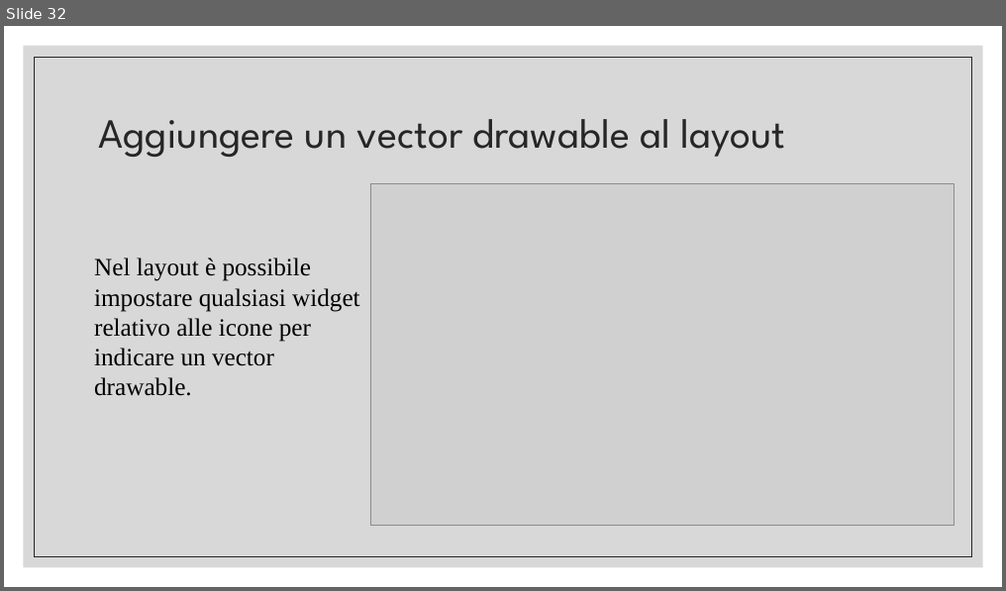
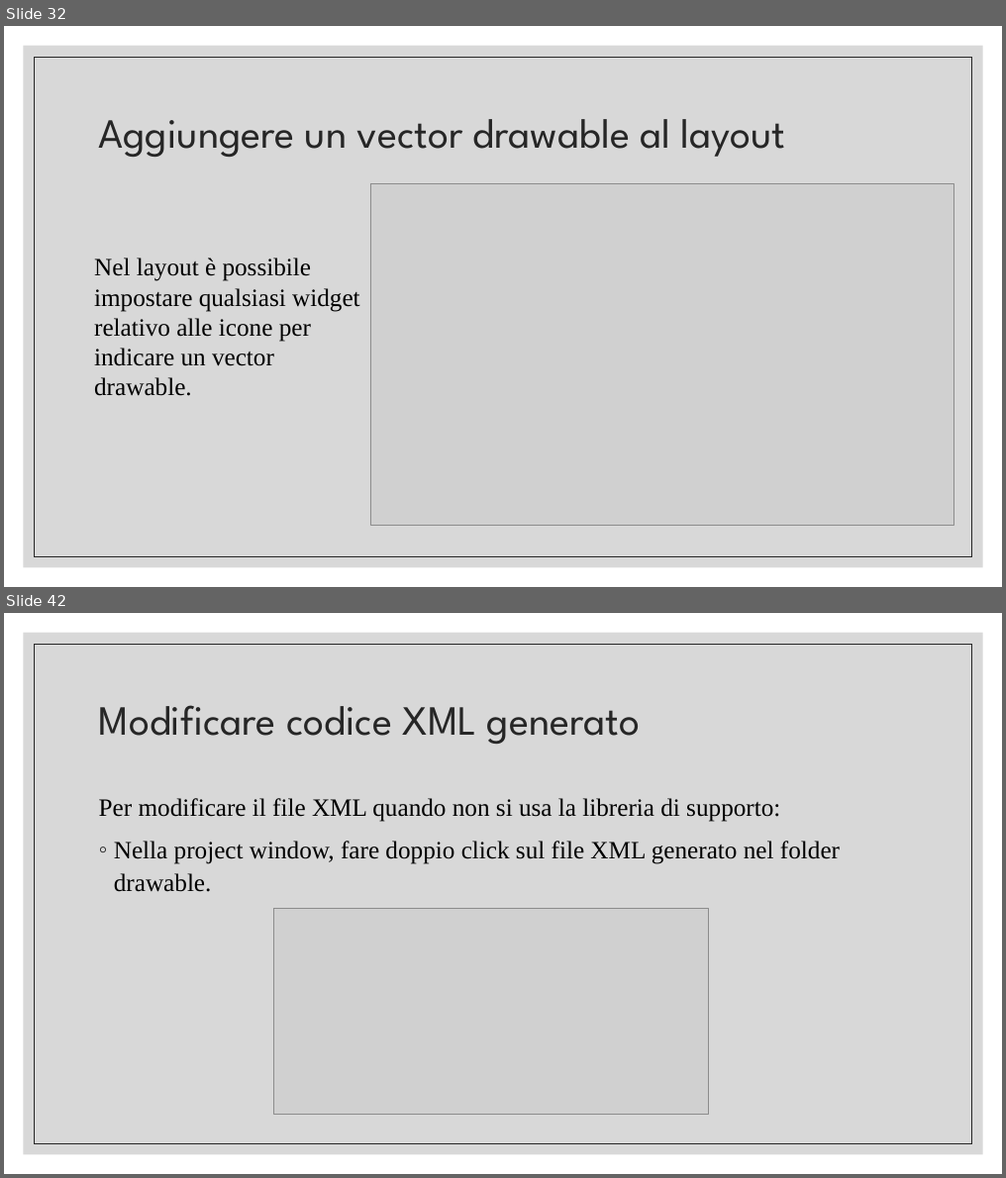
Before and after one commit to tizianotaglienti/Colleghi-Ristretti, a slide deck: Vector asset studio.pptx. Shown one above the other, each under a label of ours: slide 32 before the commit, slides 32 and 42 after it; the slides between them are not shown. The pictures are 1006x591 and 1006x1178 pixels, drawn with LibreOffice and Linux fonts; fonts in the diff are those of the drawing; grey boxes stand for pictures. Boxes give left, top, right and bottom in pixels: in the first picture for what was removed or moved away, otherwise in the second. Text is boxed around its words. In the diff, an @@ line names an element or a change of style, - is before the commit and + after.

```diff
--- a/Vector asset studio.pptx
+++ b/Vector asset studio.pptx
@@ slide 42 added at (x1=4, y1=613, x2=1002, y2=1174), background #FFFFFF; not listed: 2 template elements that a slide beside it also shows @@
@@ title added at (x1=99, y1=705, x2=640, y2=744), 40 pt, text #262626 @@
+Modificare codice XML generato
@@ text added at (x1=99, y1=798, x2=840, y2=892), 24 pt, text #000000 @@
+Per modificare il file XML quando non si usa la libreria di supporto:
+◦ Nella project window, fare doppio click sul file XML generato nel folder drawable.
@@ picture added at (x1=274, y1=909, x2=709, y2=1115) @@
```
Also in this commit, not shown: 21 slides changed, 7 other slides added, 2 slides removed, 1 other file.
